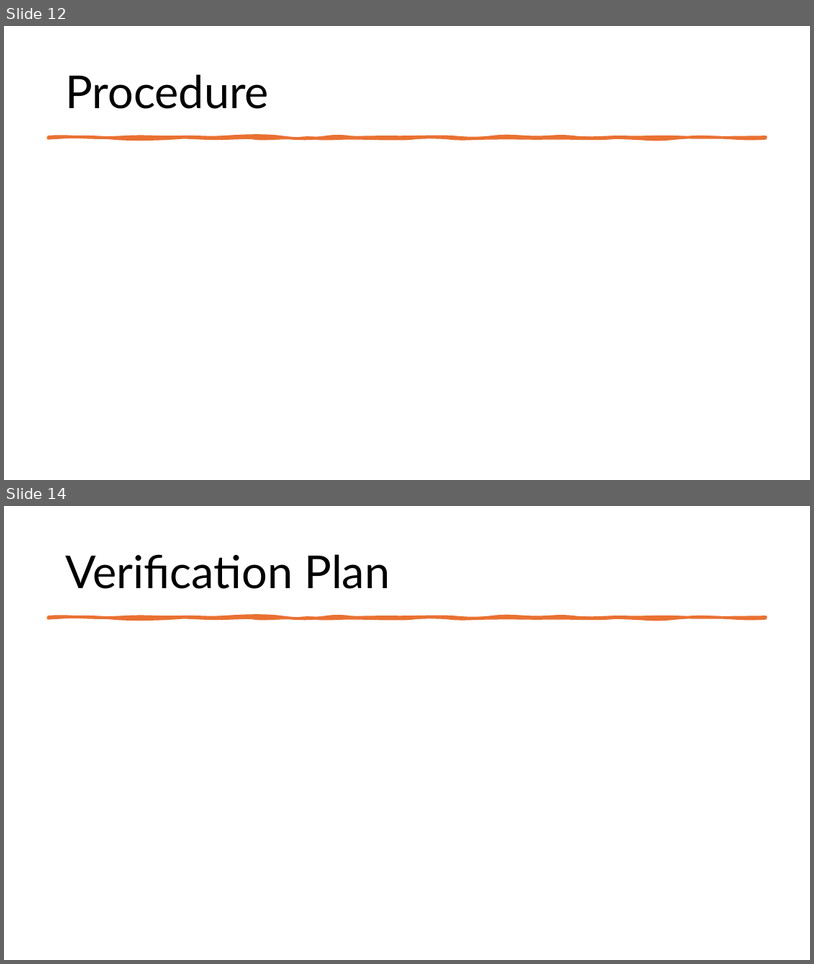
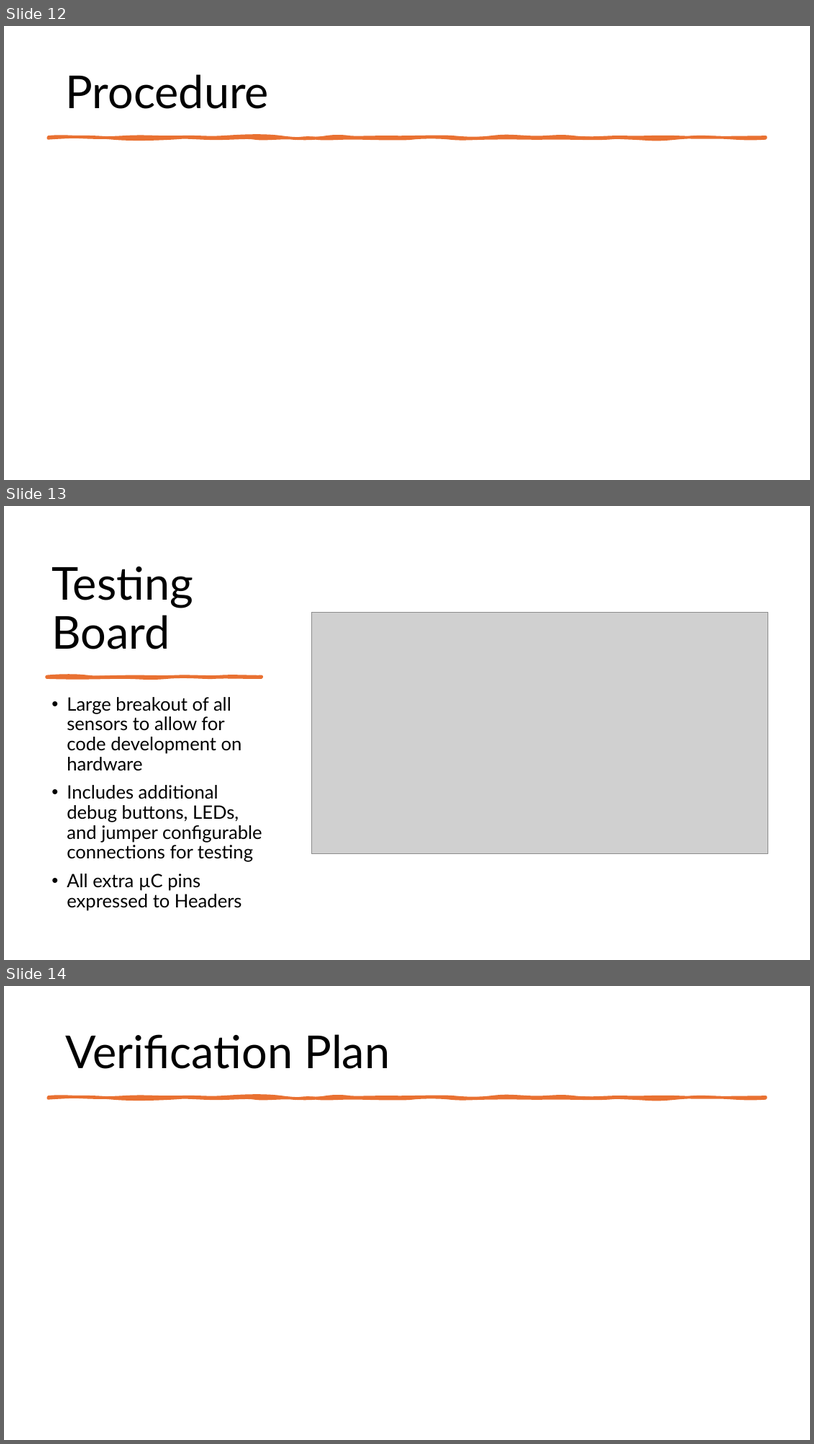
Before and after one commit to Tannyr-Singleterry/ECE590_SeniorDesign, a slide deck: Documents/FInal Presentation/Final_Presentation.pptx. Shown one above the other, each under a label of ours: slides 12 and 14 before the commit, slides 12, 13 and 14 after it; the slides between them are not shown. The pictures are 814x964 and 814x1444 pixels, drawn with LibreOffice and Linux fonts; fonts in the diff are those of the drawing; grey boxes stand for pictures. Boxes give left, top, right and bottom in pixels: in the first picture for what was removed or moved away, otherwise in the second. Text is boxed around its words. In the diff, an @@ line names an element or a change of style, - is before the commit and + after.

```diff
--- a/Documents/FInal Presentation/Final_Presentation.pptx
+++ b/Documents/FInal Presentation/Final_Presentation.pptx
@@ slide 13 added at (4,506,810,960), background #FFFFFF @@
@@ title added at (52,566,193,649), 54 pt, text #000000 @@
+Testing Board
@@ picture added at (312,613,769,853) @@
@@ freeform shape added at (46,676,262,677), fill #E97132, outline #E97132 3 pt @@
@@ text added at (67,697,262,911), 22 pt, text #000000 @@
+• Large breakout of all sensors to allow for code development on hardware
+• Includes additional debug buttons, LEDs, and jumper configurable connections for testing
+• All extra µC pins expressed to Headers
```
Also in this commit, not shown: 1 slide changed, 2 other slides added, 3 slides removed, 1 other file.
